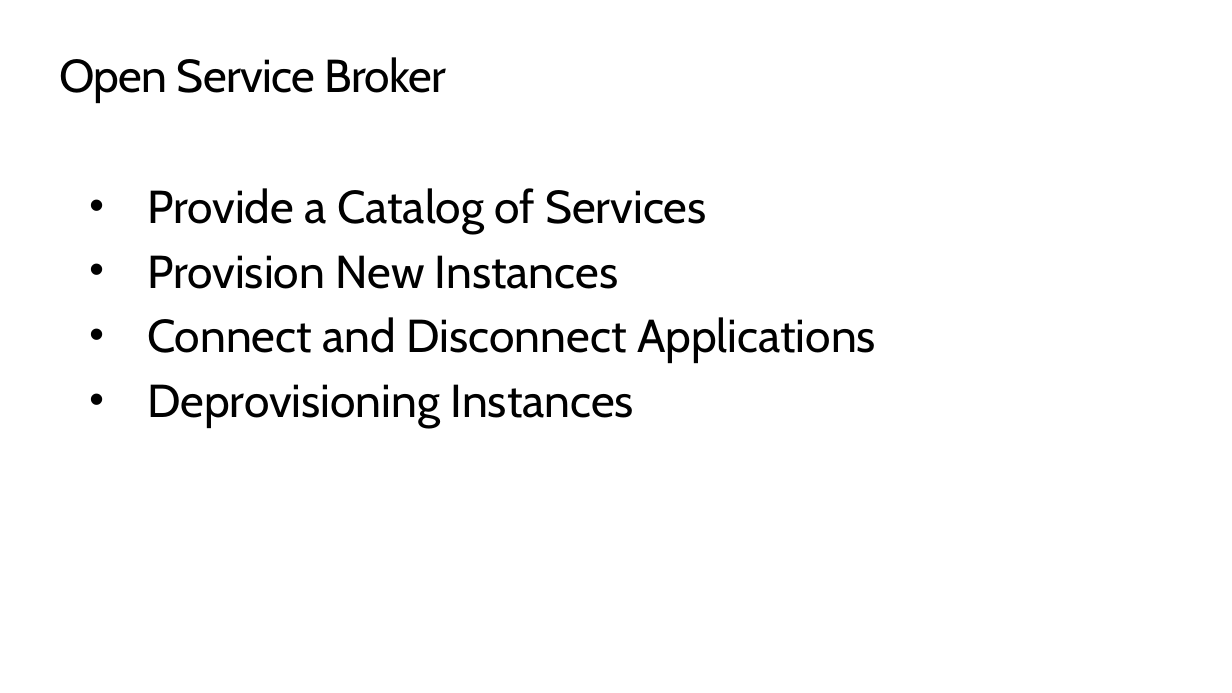
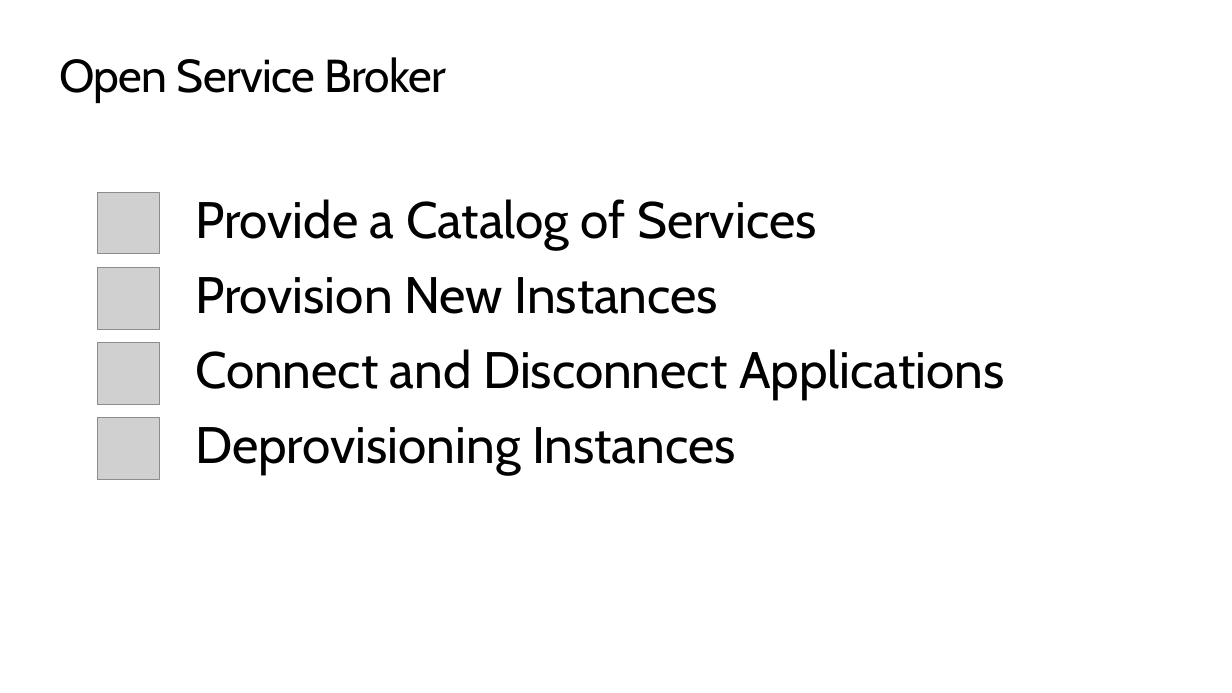
Before and after one commit to anantakjena/events, a slide deck: slide 5 of Ignite the Tour 2020 London/Open Service Broker for Azure/OpenServiceBrokerAzure.pptx. Drawn at 1232x693 pixels with LibreOffice and Linux fonts; fonts in the diff are those of the drawing; grey boxes stand for pictures; background and template pictures are left out. Boxes give left, top, right and bottom in pixels: in the first picture for what was removed or moved away, otherwise in the second. Text is boxed around its words. In the diff, an @@ line names an element or a change of style, - is before the commit and + after.

```diff
--- a/Ignite the Tour 2020 London/Open Service Broker for Azure/OpenServiceBrokerAzure.pptx
+++ b/Ignite the Tour 2020 London/Open Service Broker for Azure/OpenServiceBrokerAzure.pptx
@@ picture added at <box>98,192,160,254</box> @@
@@ text removed at <box>147,188,876,428</box> @@
-• Provide a Catalog of Services
-• Provision New Instances
-• Connect and Disconnect Applications
-• Deprovisioning Instances
@@ text added at <box>195,199,816,249</box>, 40 pt, text #000000 @@
+Provide a Catalog of Services
@@ picture added at <box>98,268,160,330</box> @@
@@ text added at <box>195,277,718,314</box>, 40 pt, text #000000 @@
+Provision New Instances
@@ picture added at <box>98,343,160,405</box> @@
@@ text added at <box>195,349,1004,399</box>, 40 pt, text #000000 @@
+Connect and Disconnect Applications
@@ picture added at <box>98,418,160,480</box> @@
@@ text added at <box>195,427,735,474</box>, 40 pt, text #000000 @@
+Deprovisioning Instances
```
Also in this commit, not shown: 1 other slide changed, 2 other files.
